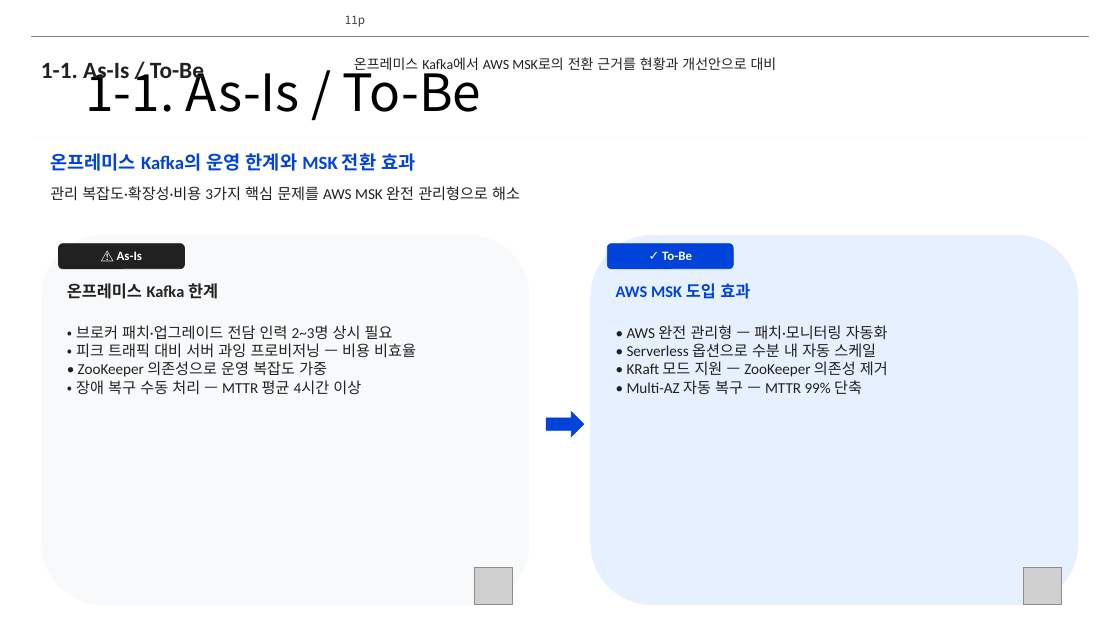
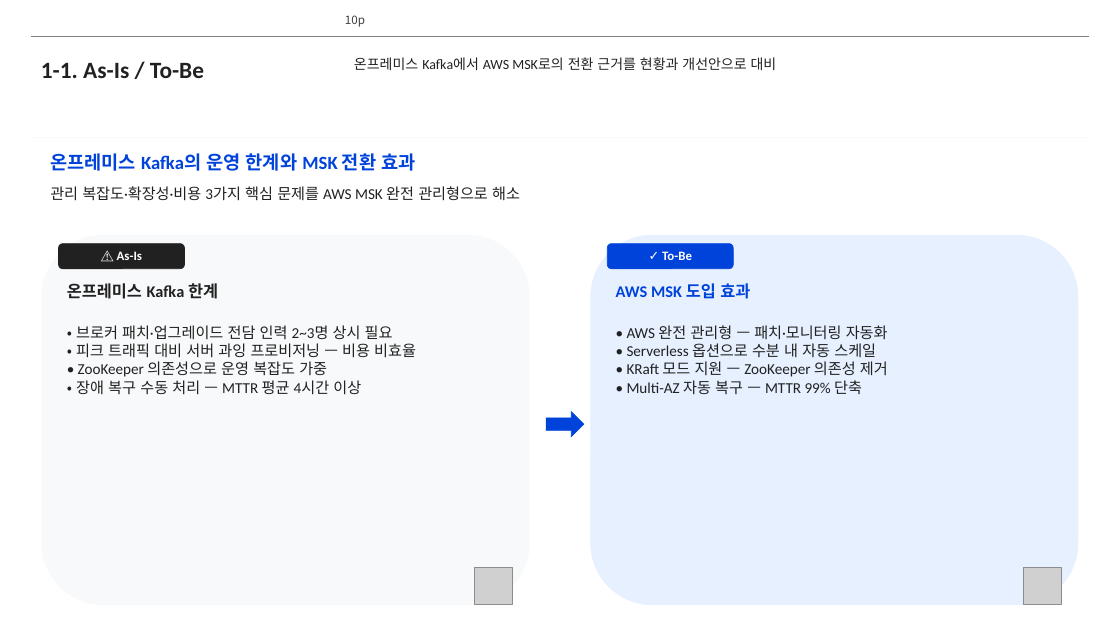
Before and after one commit to lhs6395-hslee/project-steer, a slide deck: slide 10 of results/pptx/AWS_MSK_Expert_Intro.pptx (slide 11 before the commit). Drawn at 1120x630 pixels with LibreOffice and Linux fonts; fonts in the diff are those of the drawing; grey boxes stand for pictures; background and template pictures are left out. Boxes give left, top, right and bottom in pixels: in the first picture for what was removed or moved away, otherwise in the second. Text is boxed around its words. In the diff, an @@ line names an element or a change of style, - is before the commit and + after.

```diff
--- a/results/pptx/AWS_MSK_Expert_Intro.pptx
+++ b/results/pptx/AWS_MSK_Expert_Intro.pptx
@@ page number at <box>345,15,365,27</box>: text changed @@
-11p
+10p
@@ title removed at <box>85,59,481,112</box> @@
-1-1. As-Is / To-Be
```
Also in this commit, not shown: 1 other slide changed, 1 slide removed.
